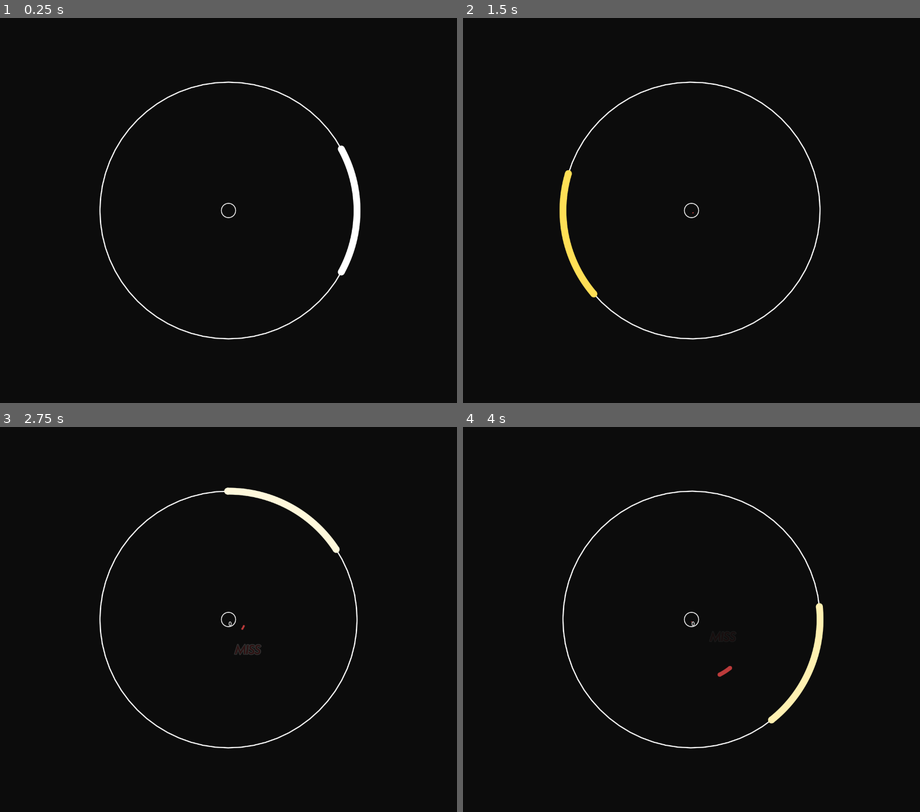
Above: before the commit, frames 1-4 (two rows, left to right).
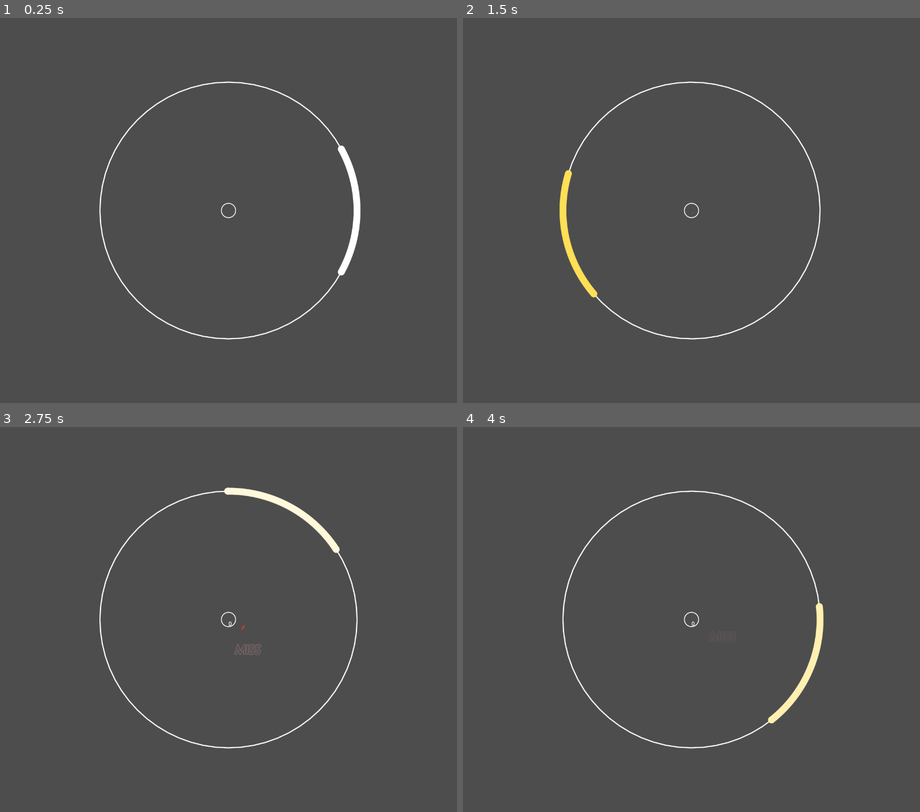
Above: after the commit, the same moments.

Repository: mougeee/marvelous-x
Game: Godot game, scene res://playing_scene.tscn
The game is run twice, just before and just after one commit, with the same random seed, the same clock (stepped at 60 frames per second) and the same inputs. The project has no main scene, so this scene is started directly. Sound files missing from this copy of the repository are replaced by a short silence.
Inputs (mouse positions are in pixels of both pictures, inside the frame that each line leads up to):
- Up to frame 1 (0.25 s): no input
- Up to frame 2 (1.5 s): tap Enter at 0.5 s; move the mouse to (792, 191) at 0.52 s; hold D (RightPress) 0.53-1.28 s; tap Space (CriticalPress) at 0.6, 1.35 s; move the mouse to (600, 229) at 1.27 s; hold S (LeftPress) from 1.28 s (still down)
- Up to frame 3 (2.75 s): move the mouse to (274, 534) at 2.02 s; release S (LeftPress) at 2.03 s; hold D (RightPress) from 2.03 s (still down); tap Space (CriticalPress) at 2.1 s
- Up to frame 4 (4 s): move the mouse to (668, 696) at 2.77 s; tap Space (CriticalPress) at 2.85, 3.6 s; move the mouse to (828, 677) at 3.52 s; release D (RightPress) at 3.53 s; hold S (LeftPress) from 3.53 s (still down)

The runs differ from the first frame. In frame 1, 99% of the frame differs, in the area x 0-100%, y 0-100%; in frame 2, 99%; in frame 3, 99%; in frame 4, 99%.

Commit message:
change chart data type

Diff:
--- a/20240902001.json
+++ b/20240902001.json
@@ -1,15 +1,17 @@
 {
 	"version": 1,
 	"notes": [
-		[2.0, 1.0, 0.2, 1.0, 0],
-		[3.0, 0.5, 0.2, 1.0, 0],
-		[4.0, 1.0, 0.2, 1.0, 0],
-		[4.5, 1.5, 0.2, 1.0, 0],
-		[5.0, 2.0, 0.2, 1.0, 1],
-		[6.0, -2.0, 0.2, 1.0, 0],
-		[6.5, -1.0, 0.2, 1.0, 1],
-		[7.0, -2.0, 0.2, 1.0, 1],
-		[7.5, -3.0, 0.2, 1.0, 0],
-		[8.0, -2.0, 0.2, 1.0, 2]
+		{"y": 0, "t": 2.0, "r": 1.0, "c": 0.5, "s": 1.0, "k": 0},
+		{"y": 0, "t": 3.0, "r": 0.5, "c": 0.2, "s": 1.0, "k": 0},
+		{"y": 1, "t": 4.0, "s": 1.0, "k": 0, "p": [
+			{"t": 4.0, "r": 1.0, "c": 0.2},
+			{"t": 4.5, "r": 1.5, "c": 0.2},
+		]},
+		{"y": 0, "t": 5.0, "r": 2.0, "c": 0.2, "s": 1.0, "k": 1},
+		{"y": 0, "t": 6.0, "r": -2.0, "c": 0.2, "s": 1.0, "k": 0},
+		{"y": 0, "t": 6.5, "r": -1.0, "c": 0.2, "s": 1.0, "k": 1},
+		{"y": 0, "t": 7.0, "r": -2.0, "c": 0.2, "s": 1.0, "k": 1},
+		{"y": 0, "t": 7.5, "r": -3.0, "c": 0.2, "s": 1.0, "k": 0},
+		{"y": 0, "t": 8.0, "r": -2.0, "c": 0.0, "s": 1.0, "k": 2},
 	]
 }
--- a/globals.gd
+++ b/globals.gd
@@ -15,3 +15,5 @@
 	Judgements.OK: [Judgements.OK, "OK", 0.100, 20],
 	Judgements.MISS: [Judgements.MISS, "Miss", 0.100, 0],
 }
+
+enum NoteTypes {APPROACH, LONG}
--- a/playing_scene.gd
+++ b/playing_scene.gd
@@ -8,10 +8,11 @@
 var time_begin
 var offset = 0.090
 
-
 const Keys = preload("res://globals.gd").Keys
 var notes = []
 var next_index = 0
+
+const NoteTypes = preload("res://globals.gd").NoteTypes
 
 var note_start_time = 0
 var info_path = "res://20240902001.json"
@@ -41,7 +42,7 @@
 
 	# preprocess notes
 	for raw_note in raw_notes:
-		var time = raw_note[0] - 1 / raw_note[3]
+		var time = raw_note["t"] - 1 / raw_note["s"]
 		note_start_time = min(note_start_time, time)
 
 		# get correct position (by binary search)
@@ -53,24 +54,28 @@
 			anchor = (left + right) / 2
 			var mid_value = notes[anchor]
 
-			if mid_value[0] <= time:
+			if mid_value["summon_time"] <= time:
 				left = anchor + 1
 			else:
 				right = anchor
 
 		# correct key
-		if raw_note[4] == 0:
-			raw_note[4] = Keys.LEFT
-		elif raw_note[4] == 1:
-			raw_note[4] = Keys.RIGHT
-		else:
-			raw_note[4] = Keys.CRITICAL
+		if raw_note["k"] == 0:
+			raw_note['k'] = Keys.LEFT
+		elif raw_note['k'] == 1:
+			raw_note['k'] = Keys.RIGHT
+		elif raw_note['k'] == 2:
+			raw_note['k'] = Keys.CRITICAL
+
+		# correct note type
+		if raw_note["y"] == 0:
+			raw_note['y'] = NoteTypes.APPROACH
+		elif raw_note['y'] == 1:
+			raw_note['y'] = NoteTypes.LONG
 
 		# insert
-		raw_note.insert(0, time)
+		raw_note["summon_time"] = time
 		notes.insert(left, raw_note)
-
-		# [summon_time, time, angle, coverage, speed, key]
 
 	$AudioStreamPlayer.stream = load(audio_path)
 	reset_times()
@@ -87,16 +92,19 @@
 	if not $AudioStreamPlayer.playing and time > -offset:
 		$AudioStreamPlayer.play()
 
-	while next_index < notes.size() and notes[next_index][0] < time:
+	while next_index < notes.size() and notes[next_index]["summon_time"] < time:
 		var note = notes[next_index]
 
-		var approach_note = ApproachNote.instantiate()
-		approach_note.rotation = note[2]
-		approach_note.coverage = note[3]
-		approach_note.speed = note[4]
-		approach_note.key = note[5]
-		approach_note.pressed.connect(_on_approach_note_pressed)
-		add_child(approach_note)
+		if note['y'] == NoteTypes.APPROACH:
+			var approach_note = ApproachNote.instantiate()
+			approach_note.rotation = note["r"]
+			approach_note.coverage = note['c']
+			approach_note.speed = note['s']
+			approach_note.key = note['k']
+			approach_note.pressed.connect(_on_approach_note_pressed)
+			add_child(approach_note)
+		elif note['y'] == NoteTypes.LONG:
+			pass
 
 		next_index += 1
 
--- a/project.godot
+++ b/project.godot
@@ -36,7 +36,3 @@
 "events": [Object(InputEventKey,"resource_local_to_scene":false,"resource_name":"","device":-1,"window_id":0,"alt_press …(191 unchanged characters)…
 ]
 }
-
-[rendering]
-
-environment/defaults/default_clear_color=Color(0.0470588, 0.0470588, 0.0470588, 1)
